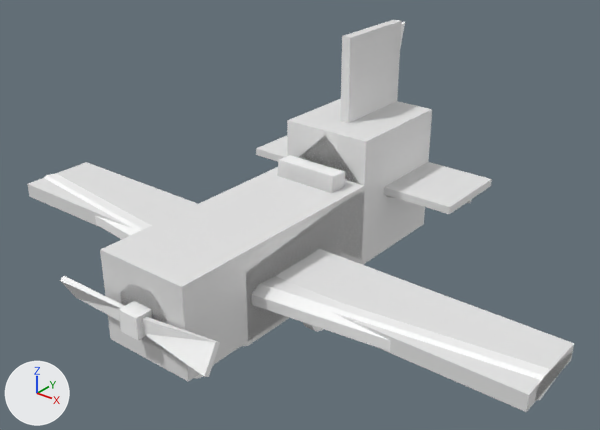
Two versions of the glTF model build/assets/airplane.glb, one commit apart.
Before and after are seen from a camera (50 mm lens) standing at (2.8, -3.1, 2.55) and looking at (0.1, 0.28, 0.45). The axes (+X, +Y, +Z) are drawn at lower left. The lights are the same throughout. Where no turn or scale is listed for an object, it has been applied to the vertices.
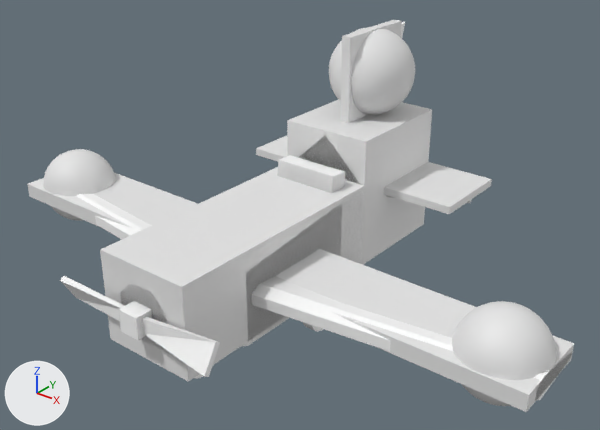
Pixel boxes (x1, y1, x2, y2) of what changed, in the pictures (600 x 430 px):
'Sphere.003', added
    after: (452, 301, 557, 406)
'Sphere.004', added
    after: (329, 27, 415, 115)
'Sphere.002', added
    after: (43, 149, 116, 221)
'Cube.010', unchanged, covered by the edit
    both: (340, 20, 402, 123)

The change in detail:
Mesh me_sphere_003 is new.
It is a UV sphere (32 segments, 16 rings, poles along z) spanning x -0.269..0.269, y -0.269..0.269, z -0.269..0.269.
Mesh me_sphere_002 is new.
It is a UV sphere (32 segments, 16 rings, poles along z) spanning x -0.239..0.239, y -0.239..0.239, z -0.239..0.239.
Object 'Sphere.004' (ob_sphere_004) is new; it shows me_sphere_003.
Its location is (0.0, 1.117, 1.097).
Object 'Sphere.003' (ob_sphere_003) is new; it shows me_sphere_002.
Its location is (1.542, -0.026, 0.296).
Object 'Sphere.002' (ob_sphere_002) is new; it shows a copy of me_sphere_002.
Its location is (-1.542, -0.026, 0.296).
